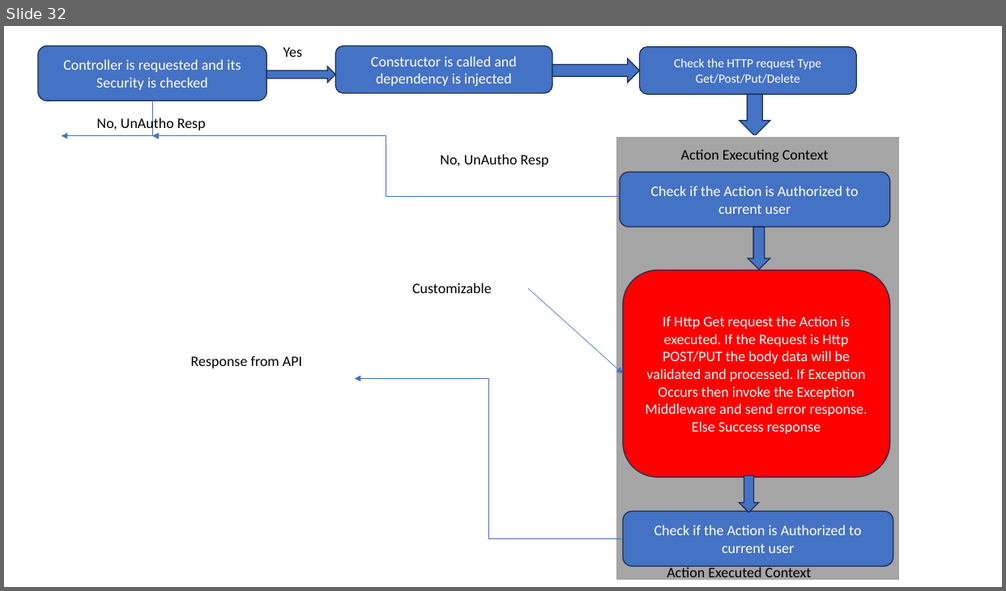
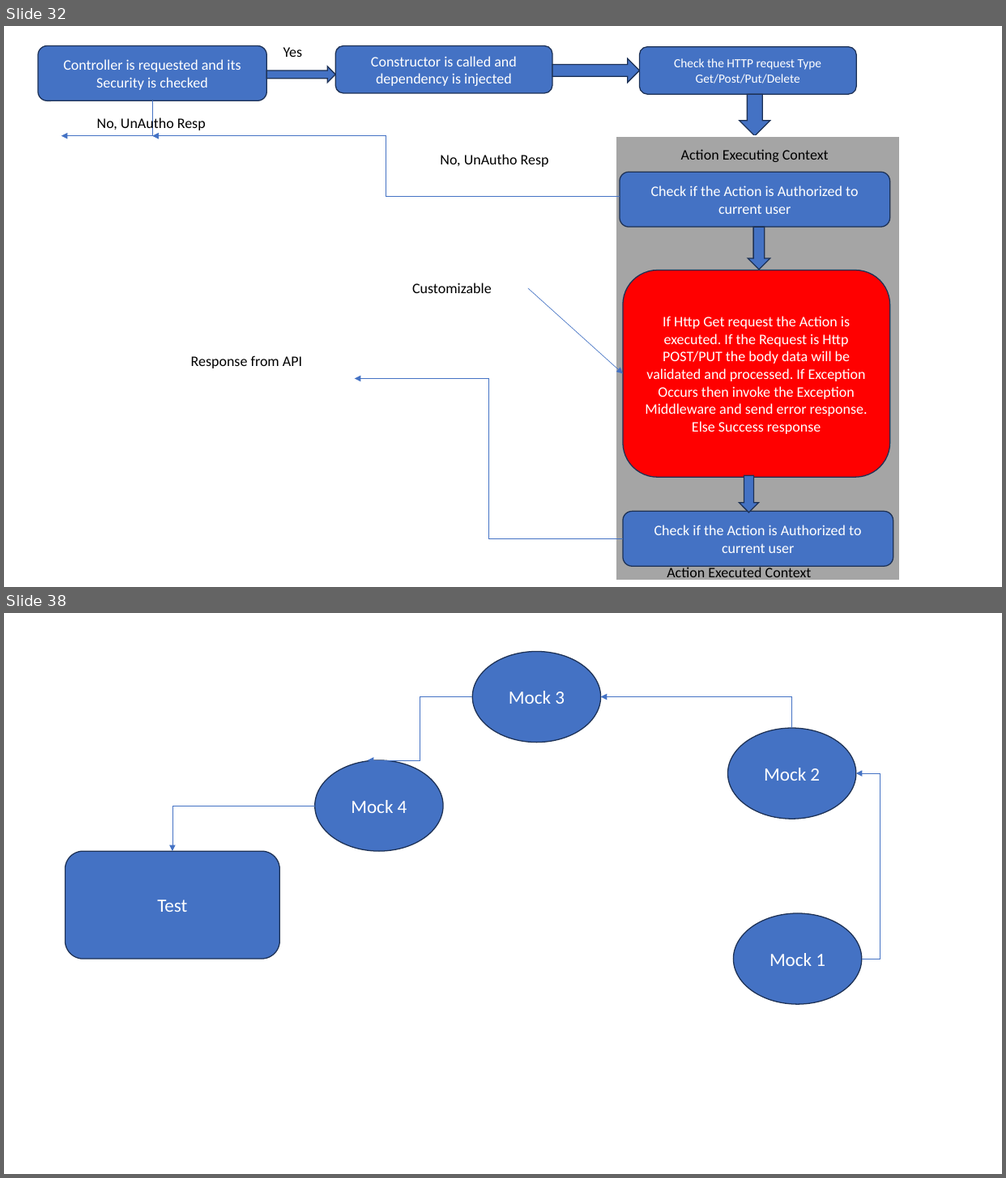
Before and after one commit to maheshsabnis/NetAppsNice, a slide deck: ppts.pptx. Shown one above the other, each under a label of ours: slide 32 before the commit, slides 32 and 38 after it; the slides between them are not shown. The pictures are 1006x591 and 1006x1178 pixels, drawn with LibreOffice and Linux fonts; fonts in the diff are those of the drawing. Boxes give left, top, right and bottom in pixels: in the first picture for what was removed or moved away, otherwise in the second. Text is boxed around its words. In the diff, an @@ line names an element or a change of style, - is before the commit and + after.

```diff
--- a/ppts.pptx
+++ b/ppts.pptx
@@ slide 38 added at <box>4,613,1002,1174</box>, background #FFFFFF @@
@@ ellipse added at <box>473,651,601,742</box>, fill #4472C4, outline #1E3256 1 pt, 18 pt, text #FFFFFF @@
+Mock 3
@@ elbow arrow added from (473, 697) to (368, 760), #4472C4 0.5 pt @@
@@ elbow arrow added from (792, 728) to (601, 697), #4472C4 0.5 pt @@
@@ ellipse added at <box>728,728,856,819</box>, fill #4472C4, outline #1E3256 1 pt, 18 pt, text #FFFFFF @@
+Mock 2
@@ ellipse added at <box>315,760,443,851</box>, fill #4472C4, outline #1E3256 1 pt, 18 pt, text #FFFFFF @@
+Mock 4
@@ elbow arrow added from (862, 959) to (856, 773), #4472C4 0.5 pt @@
@@ elbow arrow added from (315, 806) to (172, 851), #4472C4 0.5 pt @@
@@ rounded rectangle added at <box>66,851,280,959</box>, fill #4472C4, outline #1E3256 1 pt, 18 pt, text #FFFFFF @@
+Test
@@ ellipse added at <box>733,914,861,1004</box>, fill #4472C4, outline #1E3256 1 pt, 18 pt, text #FFFFFF @@
+Mock 1
```
Also in this commit, not shown: 6 other slides added, 42 other files.
